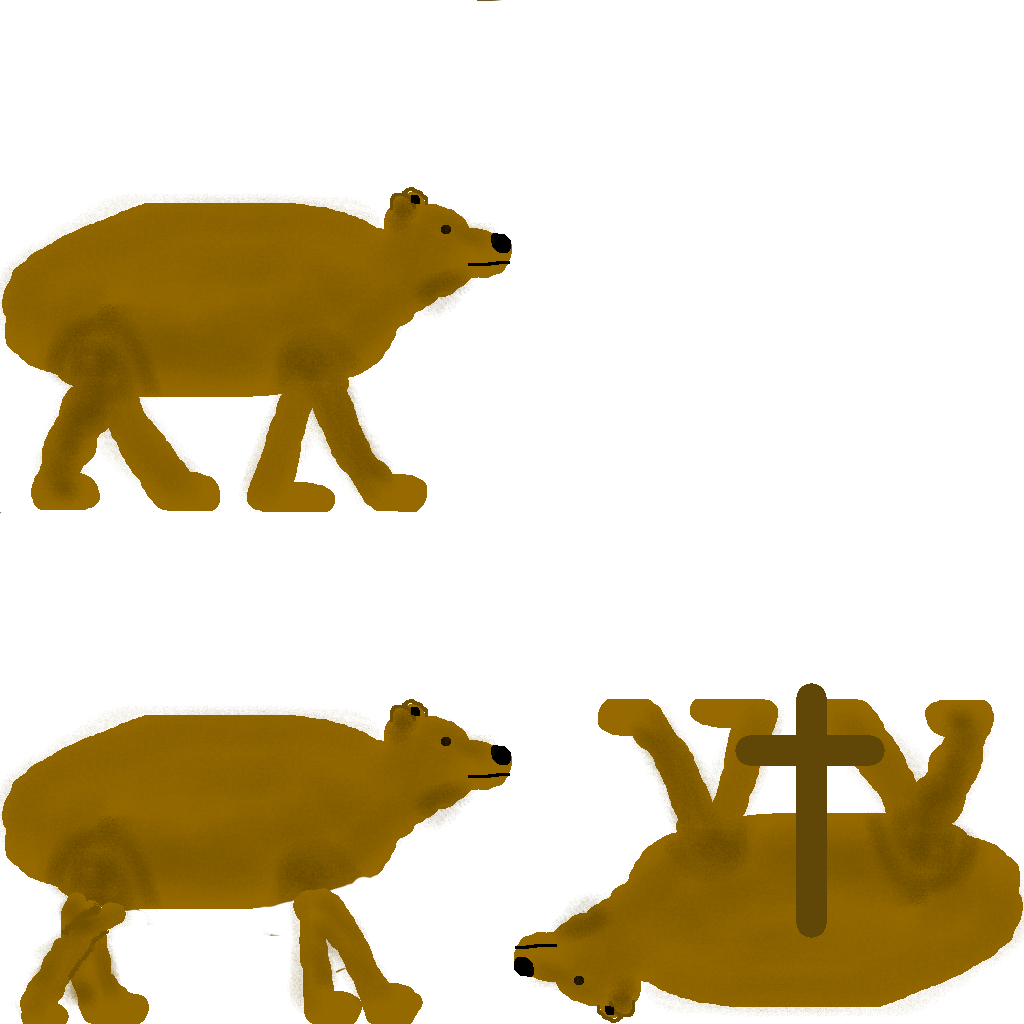
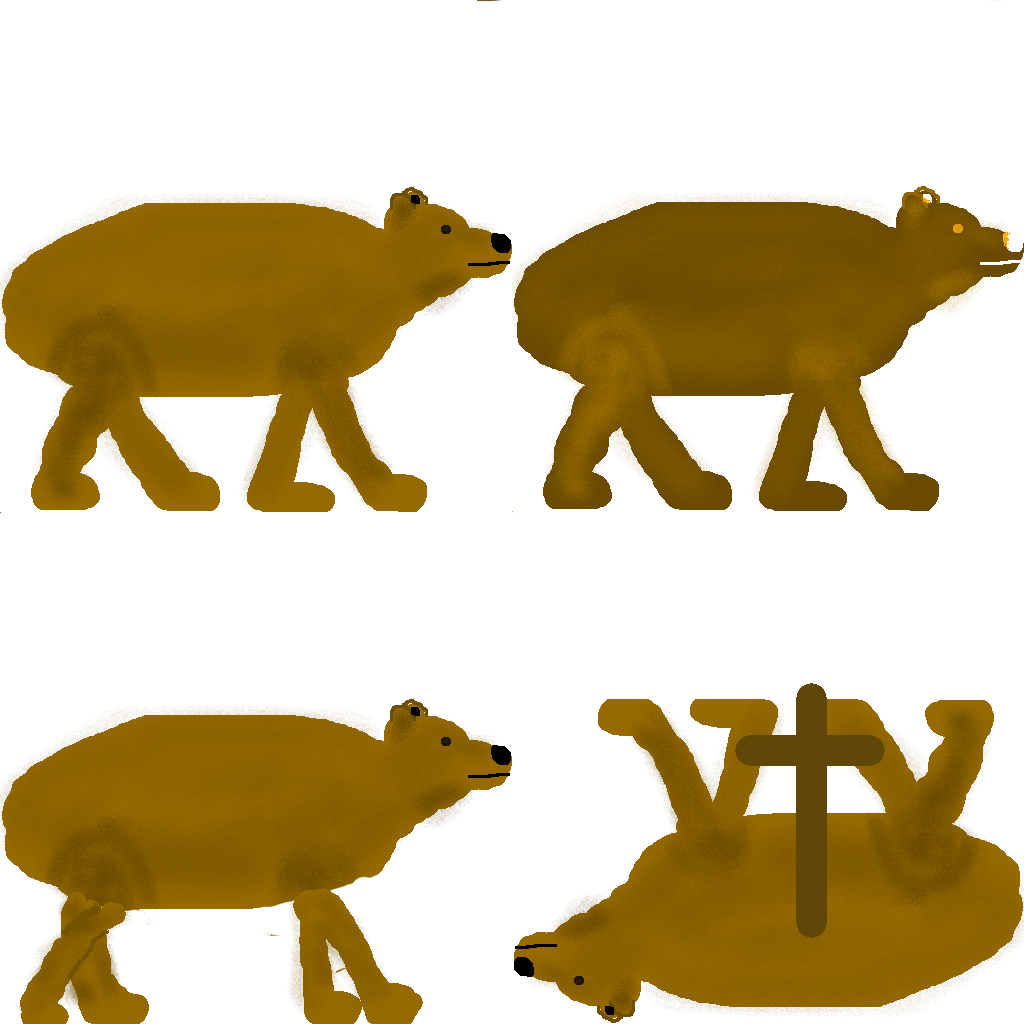
Revision of a layered 1024x1024 image; what changed, layer by layer:
added layer "Pasted Layer" above "Background" over left=512, top=0, right=1024, bottom=514
